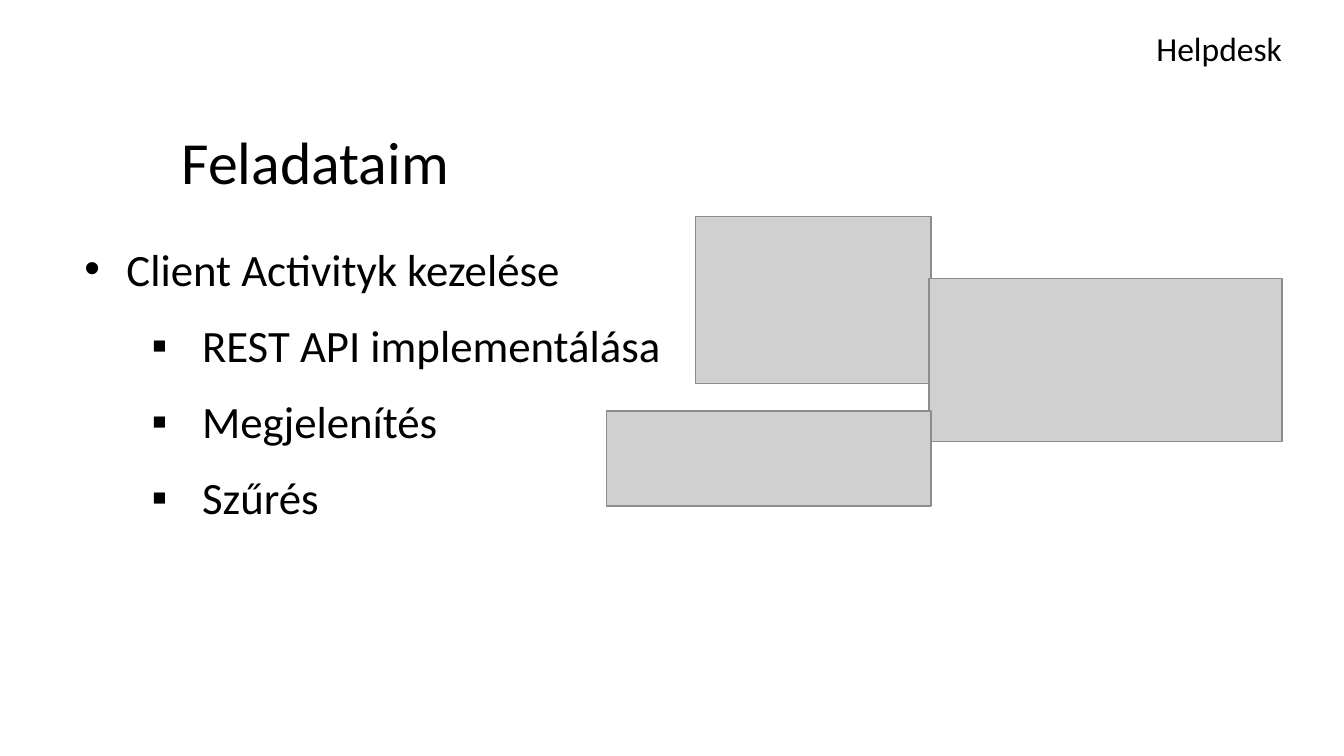
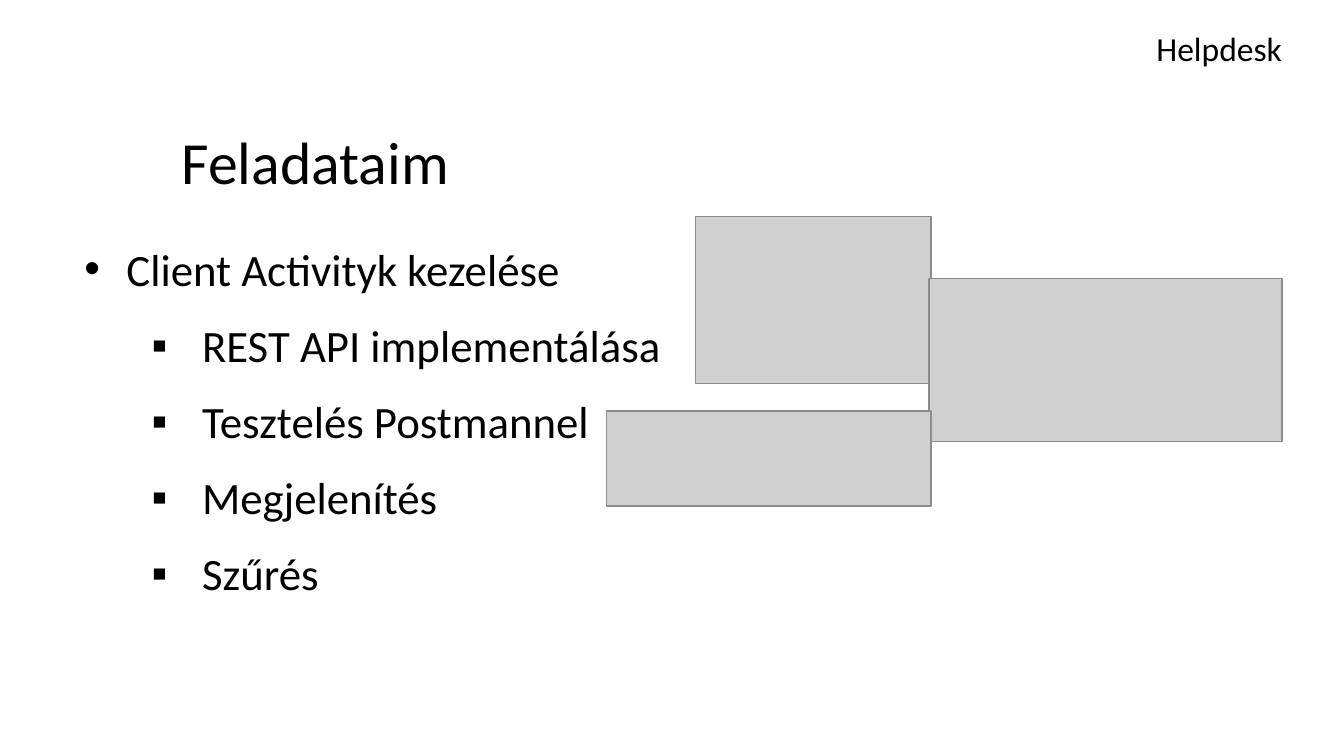
Before and after one commit to schonherz-java-ee-2016-q4/project, a slide deck: slide 5 of presentation/Helpdesk/Pintér Dávid/david_pinter_presentation.pptx. Drawn at 1344x756 pixels with LibreOffice and Linux fonts; fonts in the diff are those of the drawing; grey boxes stand for pictures; background and template pictures are left out. Boxes give left, top, right and bottom in pixels: in the first picture for what was removed or moved away, otherwise in the second. Text is boxed around its words. In the diff, an @@ line names an element or a change of style, - is before the commit and + after.

```diff
--- a/presentation/Helpdesk/Pintér Dávid/david_pinter_presentation.pptx
+++ b/presentation/Helpdesk/Pintér Dávid/david_pinter_presentation.pptx
@@ text at [202, 407, 589, 439]: paragraph added @@
+  ▪ Tesztelés Postmannel
```
Also in this commit, not shown: 2 other slides changed.
